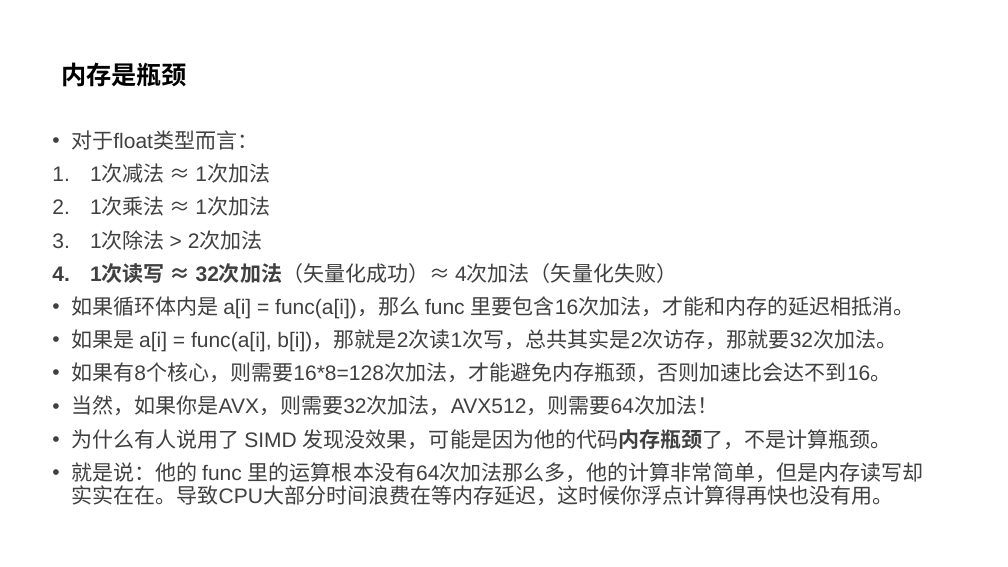
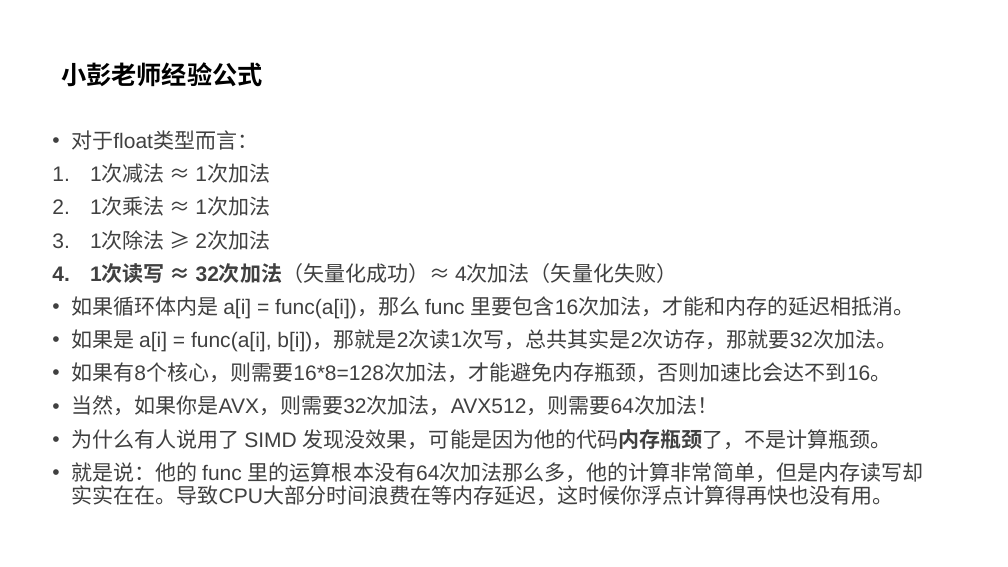
Before and after one commit to parallel101/course, a slide deck: slide 4 of 07/slides.pptx. Drawn at 1008x567 pixels with LibreOffice and Linux fonts; fonts in the diff are those of the drawing. Boxes give left, top, right and bottom in pixels: in the first picture for what was removed or moved away, otherwise in the second. Text is boxed around its words. In the diff, an @@ line names an element or a change of style, - is before the commit and + after.

```diff
--- a/07/slides.pptx
+++ b/07/slides.pptx
@@ title at [61, 62, 263, 87]: text changed @@
-内存是瓶颈
+小彭老师经验公式
@@ text at [90, 231, 270, 250]: text changed @@
-3. 1次除法 > 2次加法
+3. 1次除法 ≥ 2次加法
```
Also in this commit, not shown: 1 other slide changed, 1 slide added, 8 other files.
